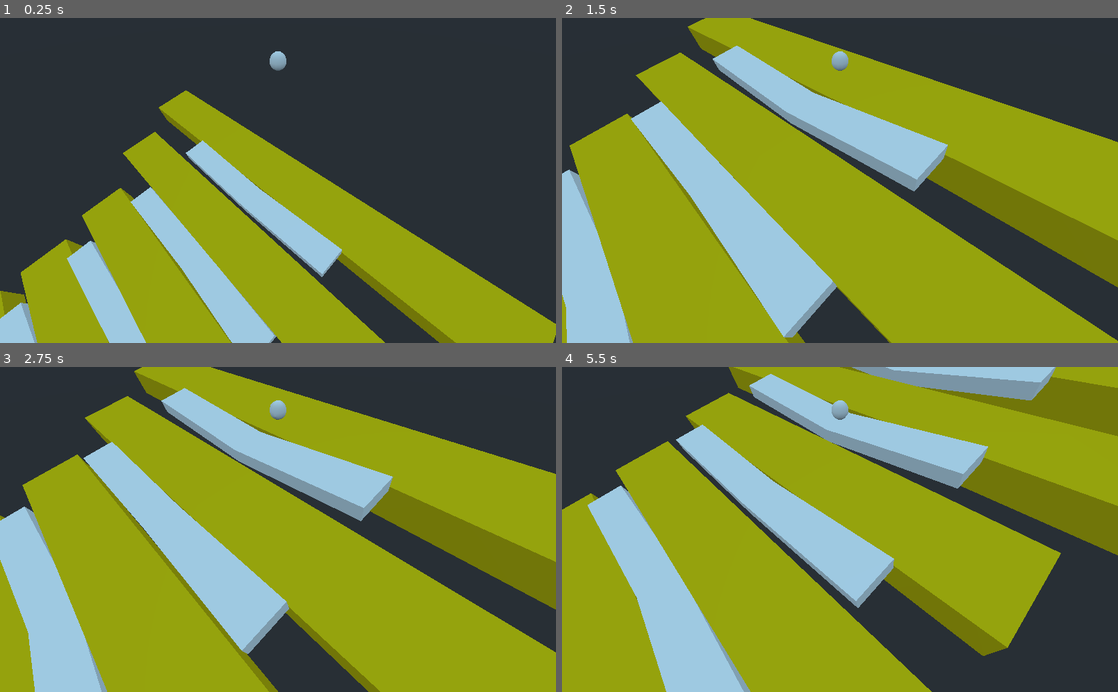
Above: before the commit, frames 1-4 (two rows, left to right).
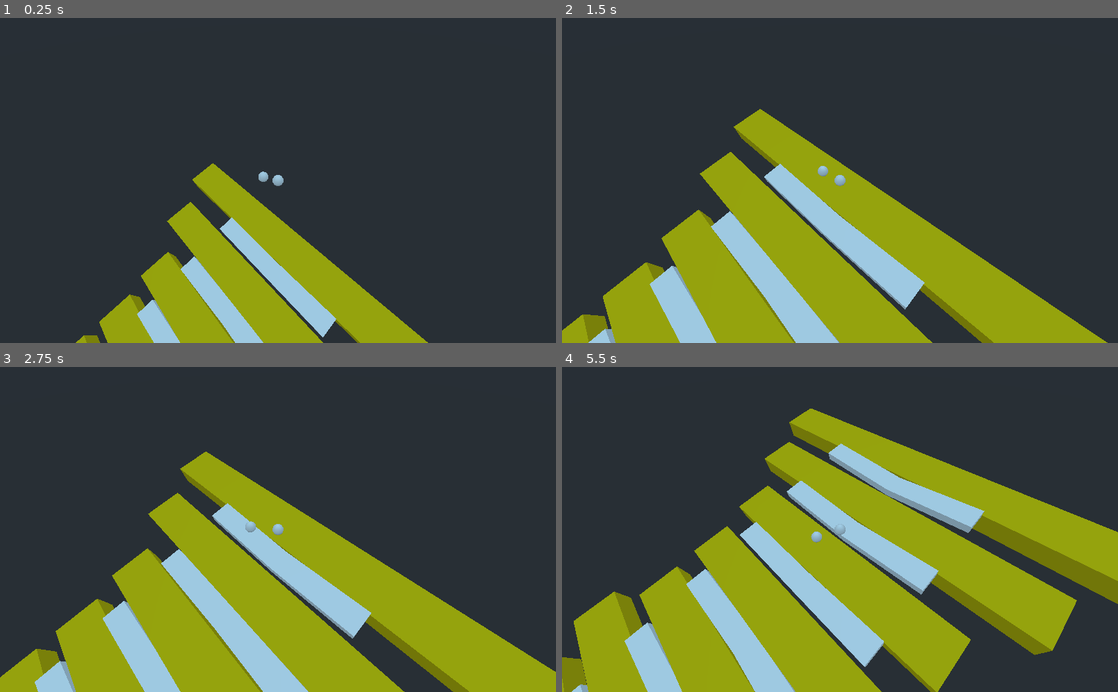
Above: after the commit, the same moments.

Repository: dmgarland/xylophone
Game: Godot game, scene res://Main.tscn
Same seed, same stepped clock (60 frames per second), same inputs: the game is played once before the commit and once after it.
Inputs:
- Up to frame 1 (0.25 s): no input
- Up to frame 2 (1.5 s): no input
- Up to frame 3 (2.75 s): no input
- Up to frame 4 (5.5 s): no input

The runs differ from the first frame. In frame 1, 33% of the frame differs, in the area x 0-100%, y 10-100%; in frame 2, 54%; in frame 3, 57%; in frame 4, 69%, in the area x 0-100%, y 0-100%.

Commit message:
Polyphony

Diff:
--- a/Ball.tscn
+++ b/Ball.tscn
@@ -1,30 +1,24 @@
-[gd_scene load_steps=5 format=2]
+[gd_scene load_steps=4 format=2]
 
-[ext_resource path="res://Camera.gd" type="Script" id=1]
 [ext_resource path="res://collide.gd" type="Script" id=2]
 
-[sub_resource type="PhysicsMaterial" id=2]
+[sub_resource type="PhysicsMaterial" id=1]
 
-[sub_resource type="SphereShape" id=1]
+[sub_resource type="SphereShape" id=2]
 radius = 0.5
 
-[node name="Ball" type="Spatial"]
-
-[node name="RigidBody" type="RigidBody" parent="."]
-physics_material_override = SubResource( 2 )
+[node name="RigidBody" type="RigidBody"]
+transform = Transform( 1, 0, 0, 0, 1, 0, 0, 0, 1, -1, 0, 0 )
+input_ray_pickable = false
+physics_material_override = SubResource( 1 )
 contacts_reported = 1
 contact_monitor = true
 script = ExtResource( 2 )
 
-[node name="CollisionShape" type="CollisionShape" parent="RigidBody"]
-shape = SubResource( 1 )
+[node name="CollisionShape" type="CollisionShape" parent="."]
+shape = SubResource( 2 )
 
-[node name="CSGSphere" type="CSGSphere" parent="RigidBody/CollisionShape"]
+[node name="CSGSphere" type="CSGSphere" parent="CollisionShape"]
 radius = 0.5
 rings = 8
-
-[node name="Camera" type="Camera" parent="."]
-transform = Transform( -1.62921e-07, -0.707107, 0.707107, 0, 0.707107, 0.707107, -1, 1.15203e-07, -1.15203e-07, 20, 10, 10 )
-current = true
-script = ExtResource( 1 )
-[connection signal="body_entered" from="RigidBody" to="RigidBody" method="_on_RigidBody_body_entered"]
+[connection signal="body_entered" from="." to="." method="_on_RigidBody_body_entered"]
--- a/Camera.gd
+++ b/Camera.gd
@@ -1,9 +1,8 @@
 extends Camera
 
-var target: RigidBody
+
+var target: Spatial
 
 func _ready():
-	target = get_parent().find_node("RigidBody")
-
-func _process(delta):
-	look_at_from_position(target.translation + Vector3(10, 15, 10), target.translation, Vector3(0, 1, 0))
+	target = get_parent().get_children()[1]
+	print(target)
--- a/Main.gd
+++ b/Main.gd
@@ -1,22 +1,37 @@
 extends Node
 export (PackedScene) var Note
-
+export (PackedScene) var Ball
 # Declare member variables here. Examples:
 # var a = 2
 # var b = "text"
 
 var r = RandomNumberGenerator.new()
 var notes_played = 0;
+var camera: Camera
+var target: Spatial
+
+const polyphony = 2;
 
 # Called when the node enters the scene tree for the first time.
 func _ready():
 	r.randomize()
-	for i in range(50):
+	for i in range(25):
 		add_note()
+
+	for i in range(polyphony):
+		var ball = Ball.instance()
+		target = ball
+		ball.translate(Vector3(-3 + i * 2, 10 + i, 0))
+		add_child(ball)
+
+
+	camera = Camera.new()
+	add_child(camera)
 
 
 func add_note():
 	var note = Note.instance()
+	note.polyphony = polyphony
 	note.steps = r.randi_range(-12, 12)
 	var y: float = (notes_played * 2)
 	var z: float = notes_played * 6
@@ -25,3 +40,6 @@
 	note.connect("note_ended", self, "add_note")
 	add_child(note)
 	notes_played += 1
+
+func _process(delta):
+	camera.look_at_from_position(target.translation + Vector3(10, 15, 10), target.translation, Vector3(0, 1, 0))
--- a/Main.tscn
+++ b/Main.tscn
@@ -2,11 +2,9 @@
 
 [ext_resource path="res://Note.tscn" type="PackedScene" id=1]
 [ext_resource path="res://Main.gd" type="Script" id=2]
-[ext_resource path="res://Ball.tscn" type="PackedScene" id=3]
+[ext_resource path="res://Ball.tscn" type="PackedScene" id=4]
 
 [node name="Main" type="Spatial"]
 script = ExtResource( 2 )
 Note = ExtResource( 1 )
-
-[node name="Ball" parent="." instance=ExtResource( 3 )]
-transform = Transform( 1, 0, 0, 0, 1, 0, 0, 0, 1, 0, 10, 0 )
+Ball = ExtResource( 4 )
--- a/Note.gd
+++ b/Note.gd
@@ -4,42 +4,76 @@
 const A = pow(2.0, 1.0 / 12.0)
 export var sample_hz = 22050.0
 export var steps = 0
+export var polyphony = 1
 var pulse_hz
-var phase = 0.0
-var playback: AudioStreamPlayback = null
-var amp = Vector2.ONE
+var notes: Array
+var bodies = {}
+var started = false
 
 signal note_ended
 
-func _fill_buffer():
+func _fill_buffer(note):
 	var increment = pulse_hz / sample_hz
+	var playback = note['player'].get_stream_playback()
 	var to_fill = playback.get_frames_available()
 
 	while to_fill > 0:
-		playback.push_frame(amp * sin(phase * TAU))
-		phase = fmod(phase + increment, 1.0)
+		playback.push_frame(note['amp'] * sin(note['phase'] * TAU))
+		note['phase'] = fmod(note['phase'] + increment, 1.0)
 		to_fill -= 1
 
 func _ready():
 	pulse_hz = ref_freq * pow(A, steps)
 	$note.width = 24 - steps
-	$player.stream.mix_rate = sample_hz
-	playback = $player.get_stream_playback()
-	_fill_buffer()
+	AudioServer.lock()
 
+	for i in range(polyphony):
+		var player = AudioStreamPlayer3D.new()
+		AudioServer.add_bus()
+		var bus = AudioServer.bus_count - 1
+		var name = "Bus %s" % bus
+		AudioServer.set_bus_name(bus, name)
+		AudioServer.set_bus_send(bus, "Master")
+		player.stream = AudioStreamGenerator.new()
+		player.stream.mix_rate = sample_hz
+		player.bus = name
+		var note = {
+			'player': player,
+			'amp': Vector2.ONE,
+			'phase': 0.0,
+			'ended': false
+		}
+		_fill_buffer(note)
+		notes.append(note)
+		add_child(player)
+
+	AudioServer.unlock()
 
 func _process(delta):
-	_fill_buffer()
+	var ended = true
 
-	if $player.playing:
-		if amp.x < 0.01:
-			$player.stop()
-			emit_signal('note_ended')
-			queue_free()
+	for note in notes:
+		if note['player'].playing:
+			_fill_buffer(note)
 
-		else:
-			amp = amp.linear_interpolate(Vector2.ZERO, delta)
+			if note['amp'].x < 0.01:
+				note['player'].stop()
+				note['ended'] = true
+			else:
+				note['amp'] = note['amp'].linear_interpolate(Vector2.ZERO, delta)
 
-func sound():
-	if !$player.playing:
-		$player.play()
+		ended = ended && note['ended']
+
+	if bodies.size() > 0 && ended:
+		print('ending note')
+		emit_signal('note_ended')
+		queue_free()
+
+func sound(body):
+	if !bodies.has(body):
+		var note = notes[bodies.size()]
+		bodies[body] = note
+		if !note['player'].playing:
+			#print(note)
+			note['player'].play()
+			started = true
--- a/Note.tscn
+++ b/Note.tscn
@@ -1,8 +1,6 @@
-[gd_scene load_steps=4 format=2]
+[gd_scene load_steps=3 format=2]
 
 [ext_resource path="res://Note.gd" type="Script" id=1]
-
-[sub_resource type="AudioStreamGenerator" id=1]
 
 [sub_resource type="SpatialMaterial" id=2]
 albedo_color = Color( 0.933333, 0.796078, 0.0431373, 1 )
@@ -10,10 +8,6 @@
 [node name="note_container" type="CSGCombiner"]
 use_collision = true
 script = ExtResource( 1 )
-
-[node name="player" type="AudioStreamPlayer3D" parent="."]
-stream = SubResource( 1 )
-doppler_tracking = 1
 
 [node name="note" type="CSGBox" parent="."]
 width = 16.0
--- a/collide.gd
+++ b/collide.gd
@@ -17,4 +17,5 @@
 
 
 func _on_RigidBody_body_entered(body):
-	body.sound()
+	if body is CSGCombiner:
+		body.sound(self)
--- /dev/null
+++ b/default_bus_layout.tres
@@ -0,0 +1,3 @@
+[gd_resource type="AudioBusLayout" format=2]
+
+[resource]
